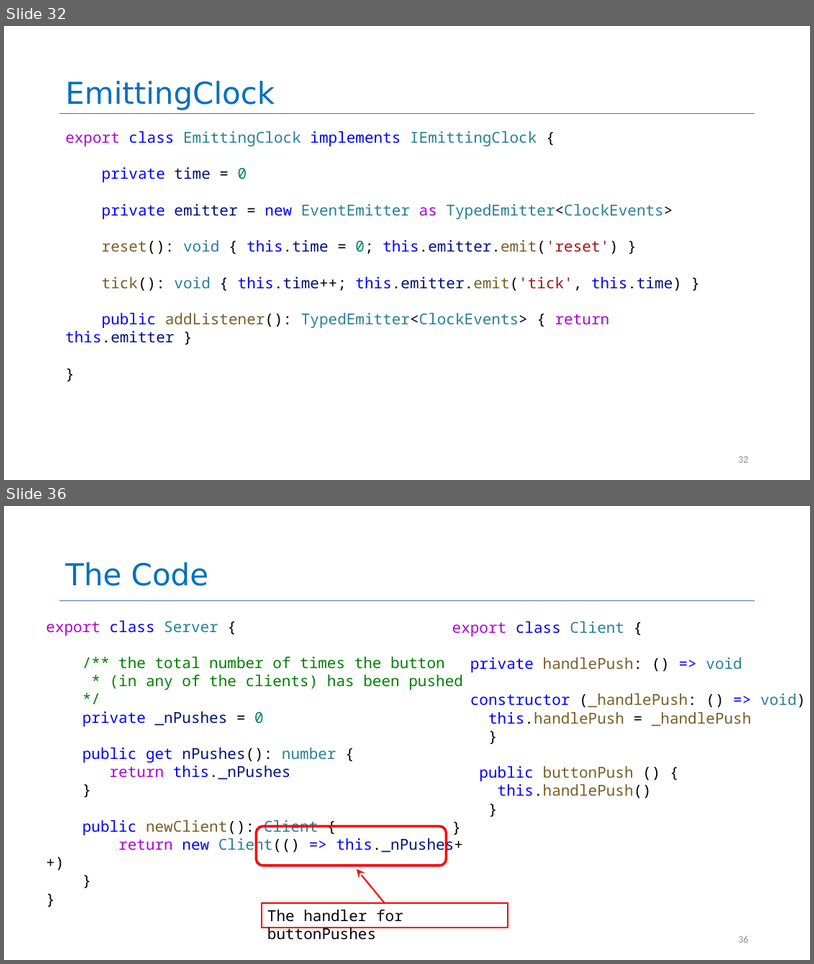
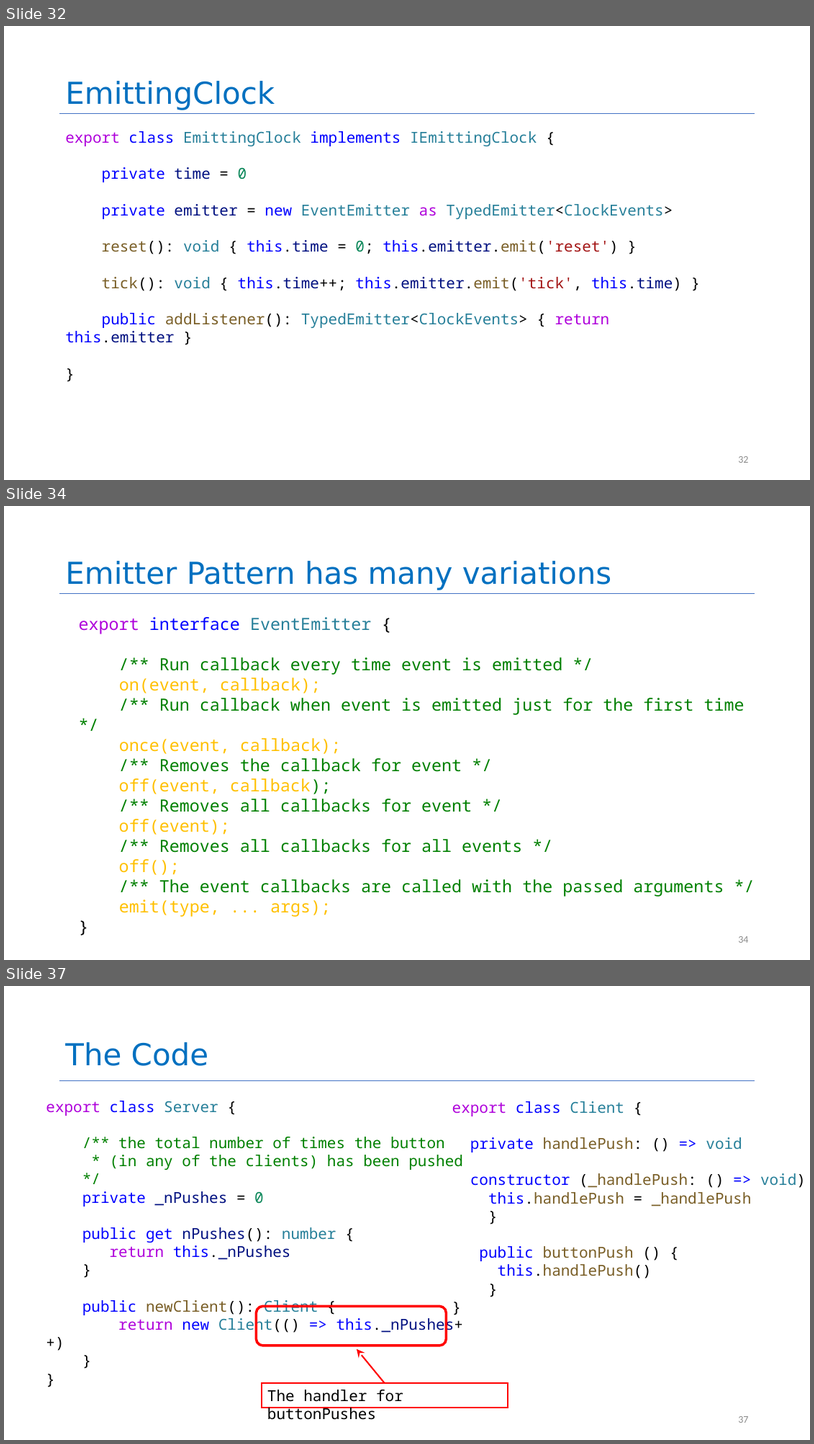
Before and after one commit to neu-se/CS4530-Spring-2025, a slide deck: Slides/Module 05 Interaction-Level Design Patterns.pptx. Shown one above the other, each under a label of ours: slides 32 and 36 before the commit, slides 32, 34 and 37 after it; the slides between them are not shown. The pictures are 814x964 and 814x1444 pixels, drawn with LibreOffice and Linux fonts; fonts in the diff are those of the drawing. Boxes give left, top, right and bottom in pixels: in the first picture for what was removed or moved away, otherwise in the second. Text is boxed around its words. In the diff, an @@ line names an element or a change of style, - is before the commit and + after.

```diff
--- a/Slides/Module 05 Interaction-Level Design Patterns.pptx
+++ b/Slides/Module 05 Interaction-Level Design Patterns.pptx
@@ slide 34 added at <box>4,506,810,960</box>, background #FFFFFF; not listed: 1 template element that a slide beside it also shows @@
@@ title added at <box>65,561,612,590</box>, 36 pt, text #0070C0 @@
+Emitter Pattern has many variations
@@ text added at <box>79,617,745,916</box>, 20 pt, text #008000 @@
+export interface EventEmitter {
+/** Run callback every time event is emitted */
+on(event, callback);
+/** Run callback when event is emitted just for the first time */
+once(event, callback);
+/** Removes the callback for event */
+off(event, callback);
+/** Removes all callbacks for event */
+off(event);
+/** Removes all callbacks for all events */
+off();
+/** The event callbacks are called with the passed arguments */
+emit(type, ... args);
+}
@@ page number added at <box>738,936,748,942</box>, 12 pt, text #8C8C8C @@
+34
@@ what was slide 36 is now slide 37 @@
@@ page number at <box>738,1416,748,1422</box>: text changed @@
-36
+37
```
Also in this commit, not shown: 6 slides changed, 2 other files.
